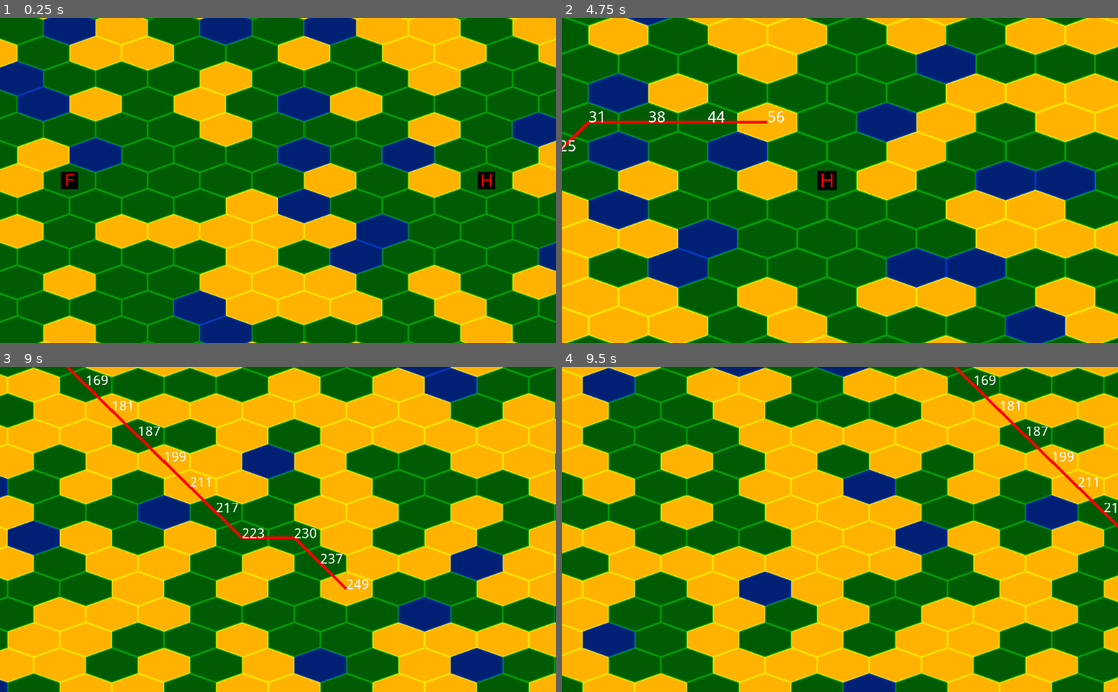
Above: before the commit, frames 1-4 (two rows, left to right).
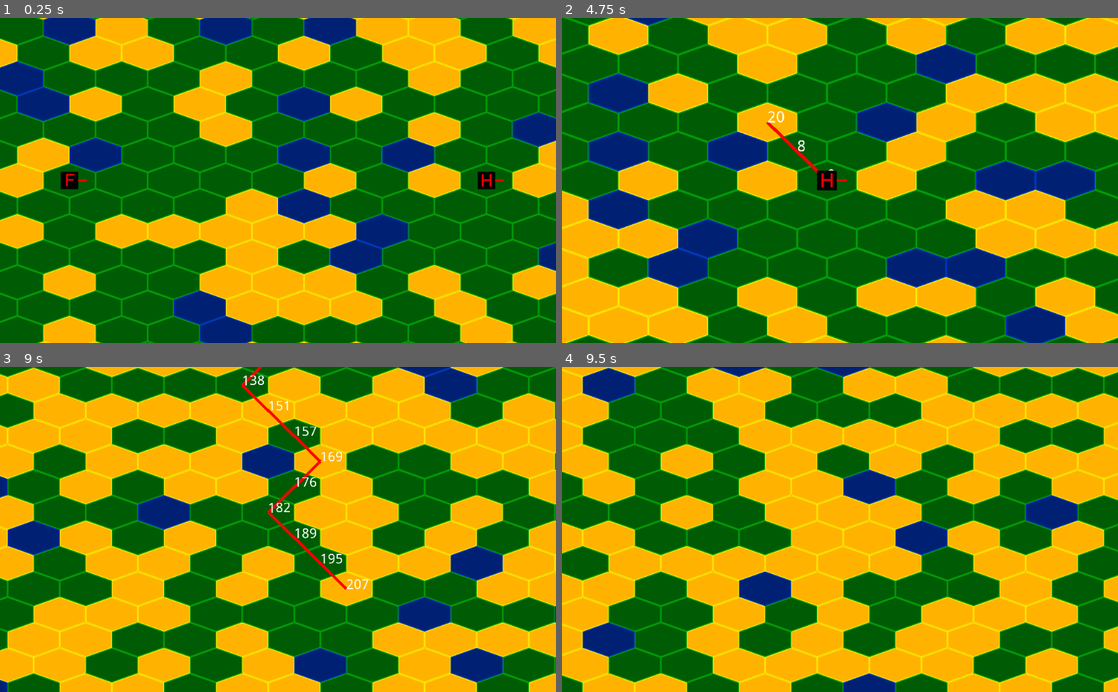
Above: after the commit, the same moments.

Repository: fat-beaver/hedgehog
Game: Godot game, scene res://battle.tscn
Same seed, same stepped clock (60 frames per second), same inputs: the game is played once before the commit and once after it.
Inputs (mouse positions are in pixels of both pictures, inside the frame that each line leads up to):
- Up to frame 1 (0.25 s): no input
- Up to frame 2 (4.75 s): tap Enter at 0.5 s; move the mouse to (962, 164) at 0.52 s; hold Right (move_right) 0.53-1.28 s; click (962, 164) at 0.6 s; right-click (962, 164) at 0.8 s; move the mouse to (728, 196) at 1.27 s; hold Down (move_down) 1.28-2.03 s; right-click (728, 196) at 1.35 s; tap C (change_critter, bound only after the commit) at 1.55, 2.1, 3.8 s; move the mouse to (895, 109) at 2.02 s; hold Right (move_right) 2.03-2.78 s; click (895, 109) at 2.3 s; move the mouse to (812, 245) at 2.77 s; hold Up (move_up) 2.78-3.53 s; click (812, 245) at 2.85 s; right-click (812, 245) at 3.05 s; move the mouse to (1006, 229) at 3.52 s; hold Left (move_left) from 3.53 s (still down); right-click (1006, 229) at 3.6 s; move the mouse to (673, 131) at 4.27 s; tap Mouse wheel up (zoom_in) at 4.35 s; click (673, 131) at 4.55 s
- Up to frame 3 (9 s): move the mouse to (305, 529) at 5.02 s; release Left (move_left) at 5.03 s; hold Down (move_down) 5.03-5.78 s; tap Mouse wheel down (zoom_out) at 5.1 s; right-click (305, 529) at 5.3 s; move the mouse to (194, 448) at 5.77 s; hold Right (move_right) 5.78-6.53 s; tap C (change_critter, bound only after the commit) at 5.85, 8.1 s; move the mouse to (400, 513) at 6.52 s; hold Up (move_up) 6.53-7.28 s; click (400, 513) at 6.6 s; move the mouse to (166, 545) at 7.27 s; hold Right (move_right) 7.28-8.03 s; right-click (166, 545) at 7.35 s; move the mouse to (333, 458) at 8.02 s; hold Down (move_down) 8.03-8.78 s; move the mouse to (250, 594) at 8.77 s; hold Left (move_left) from 8.78 s (still down); click (250, 594) at 8.85 s
- Up to frame 4 (9.5 s): keep holding Left (move_left)

The runs differ from the first frame. In frame 1, less than 0.1% of the frame differs, in the area x 11-91%, y 47-52%; in frame 2, 0.7%; in frame 3, 1.7%, in the area x 11-67%, y 0-69%; in frame 4, 0.7%.

Commit message:
Added sprites for rotation of both critters, added the ability to display the direction of critters and rotate them without moving

Diff:
--- a/Battle.gd
+++ b/Battle.gd
@@ -21,6 +21,7 @@
 var grid = HexGrid.new(map_size)
 var ferret = Critter.new(Critter.FERRET, grid.get_hex_at_coords(ferret_coords), default_unit_direction)
 var hedgehog = Critter.new(Critter.HEDGEHOG, grid.get_hex_at_coords(hedgehog_coords), default_unit_direction)
+var current_critter = ferret
 
 func _ready():
 	#add all of the children
@@ -48,7 +49,10 @@
 	camera.move_local_y(movement_vector.y * camera_movement_mult * delta * camera.zoom.y)
 
 	if Input.is_action_just_pressed("left_click"):
-		_move_critter_to_mouse(ferret)
+		_move_critter_to_mouse(current_critter)
+
+	if Input.is_action_just_pressed("right_click"):
+		_turn_critter(current_critter)
 
 	if Input.is_action_just_released("zoom_out"):
 		zoom(zoom_increment)
@@ -56,17 +60,32 @@
 	if Input.is_action_just_released("zoom_in"):
 		zoom(-zoom_increment)
 
+	if Input.is_action_just_pressed("change_critter"):
+		if current_critter == ferret:
+			current_critter = hedgehog
+		else:
+			current_critter = ferret
+
 func _move_critter_to_mouse(critter: Critter):
-	var mouse_hex = grid.get_hex_at_coords(grid.hex_coords_of_point(get_global_mouse_position()))
+	var mouse_hex = grid.get_hex_at_mouse()
 	if mouse_hex != null:
 		var path_start = critter.get_location()
 		var path_end = mouse_hex
 		if mouse_hex != last_mouse_hex:
 			path.set_path(grid.find_path_between(path_start, path_end, default_unit_direction))
-		else:
-			critter.move(path_end)
+		elif path.get_path_length() != 0:
+			critter.move(path.get_end()[0])
+			critter.set_direction(path.get_end()[1])
 			path.clear_path()
 		last_mouse_hex = mouse_hex
+
+func _turn_critter(critter: Critter):
+	if grid.get_hex_at_mouse() != null:
+		var direction = grid.get_hex_at_mouse().get_coords() - critter.get_location().get_coords()
+		if grid.directions.has(direction):
+			critter.set_direction(direction)
+			#once critter time units are tracked this will also have to subtract the correct number
+			# based on grid.directions_costs
 
 func zoom(zoom: float):
 	if zoom > 0:
--- a/Critter.gd
+++ b/Critter.gd
@@ -3,8 +3,13 @@
 
 enum {FERRET, HEDGEHOG}
 
-const ferret_sprite_location = "art/ferret/png/test_1.png"
-const hedgehog_sprite_location = "art/hedgehog/png/test_1.png"
+const _directions = [Vector2(1,0), Vector2(0,1), Vector2(-1,1), Vector2(-1,0), Vector2(0,-1), Vector2(1,-1)]
+
+const _ferret_sprites_location = "art/ferret/"
+const _hedgehog_sprites_location = "art/hedgehog/"
+
+var _textures = {}
+var sprite = Sprite.new()
 
 var _type
 var _location
@@ -12,15 +17,9 @@
 
 func _init(new_critter_type: int, hex: Hex, direction: Vector2):
 	_type = new_critter_type
-	_location = hex
-	_direction = direction
-	move(_location)
-	var sprite = Sprite.new()
-	match _type:
-		FERRET:
-			sprite.texture = load(ferret_sprite_location)
-		HEDGEHOG:
-			sprite.texture = load(hedgehog_sprite_location)
+	load_textures()
+	set_direction(direction)
+	move(hex)
 	add_child(sprite)
 
 func move(hex: Hex):
@@ -32,6 +31,21 @@
 
 func set_direction(direction: Vector2):
 	_direction = direction
+	sprite.texture = _textures[direction]
 
 func get_direction() -> Vector2:
 	return _direction
+
+func load_textures():
+	var texture_location
+	match _type:
+		FERRET:
+			texture_location = _ferret_sprites_location
+		HEDGEHOG:
+			texture_location = _hedgehog_sprites_location
+	_textures[_directions[0]] = load(texture_location + "0_deg.png")
+	_textures[_directions[1]] = load(texture_location + "45_deg.png")
+	_textures[_directions[2]] = load(texture_location + "135_deg.png")
+	_textures[_directions[3]] = load(texture_location + "180_deg.png")
+	_textures[_directions[4]] = load(texture_location + "225_deg.png")
+	_textures[_directions[5]] = load(texture_location + "315_deg.png")
--- a/HexGrid.gd
+++ b/HexGrid.gd
@@ -21,10 +21,10 @@
 var _hexes: Dictionary = {}
 var _hexes_array: Array = []
 
-const _directions = [Vector2(1,0), Vector2(0,1), Vector2(-1,1), Vector2(-1,0), Vector2(0,-1), Vector2(1,-1)]
+const directions = [Vector2(1,0), Vector2(0,1), Vector2(-1,1), Vector2(-1,0), Vector2(0,-1), Vector2(1,-1)]
 #store the number of turns that need to be made to turn between two given directions, there's probably
 # a better way to do this but this shouldn't be too slow
-var _directions_costs = {}
+var directions_costs = {}
 
 func _init(map_size):
 	_map_size = map_size
@@ -65,12 +65,12 @@
 					add_hex(hex)
 
 func _generate_turning_costs():
-	for i in range(_directions.size()):
-		_directions_costs[_directions[i]] = {}
-		for j in range(i, i + _directions.size() / 2):
-			_directions_costs[_directions[i]][_directions[j % _directions.size()]] = j - i
-		for j in range(i + _directions.size() / 2, i + _directions.size()):
-			_directions_costs[_directions[i]][_directions[j % _directions.size()]] = _directions.size() - j + i
+	for i in range(directions.size()):
+		directions_costs[directions[i]] = {}
+		for j in range(i, i + directions.size() / 2):
+			directions_costs[directions[i]][directions[j % directions.size()]] = j - i
+		for j in range(i + directions.size() / 2, i + directions.size()):
+			directions_costs[directions[i]][directions[j % directions.size()]] = directions.size() - j + i
 
 func add_hex(hex: Hex):
 	if hex == null:
@@ -127,14 +127,6 @@
 		var to_remove = queue[lowest_priority]
 		queue.remove(lowest_priority)
 		return to_remove.get_element()
-
-	func old_pop() -> Hex:
-		var lowest_priority = queue[0]
-		for element in queue:
-			if element.get_priority() < lowest_priority.get_priority():
-				lowest_priority = element
-		queue.remove(queue.find(lowest_priority))
-		return lowest_priority.get_element()
 
 	func get_size():
 		return queue.size()
@@ -158,10 +150,10 @@
 		#check that we're not at the goal
 		if current_cell == goal:
 			break
-		for direction in _directions:
+		for direction in directions:
 			var neighbour = get_hex_at_coords(current_cell.get_coords() + direction)
 			if neighbour != null and neighbour.is_passable():
-				var new_cost = cost_to[current_cell] + neighbour.get_movement_cost() + _directions_costs[arriving_direction[current_cell]][direction]
+				var new_cost = cost_to[current_cell] + neighbour.get_movement_cost() + directions_costs[arriving_direction[current_cell]][direction]
 				if !cost_to.has(neighbour) or new_cost < cost_to[neighbour]:
 					came_from[neighbour] = current_cell
 					cost_to[neighbour] = new_cost
@@ -226,3 +218,6 @@
 func set_terrain_all_tiles(terrain: int):
 	for hex in _hexes_array:
 		set_hex_terrain(hex, terrain)
+
+func get_hex_at_mouse() -> Hex:
+	return get_hex_at_coords(hex_coords_of_point(get_global_mouse_position()))
--- a/HexPath.gd
+++ b/HexPath.gd
@@ -21,6 +21,7 @@
 		draw_string(_font, _current_path[i][0].get_centre_point(), _current_path[i][2] as String)
 
 func set_path(path: Array):
+	#each array element is 0:hex, 1:direction, 2:cost
 	if path == null:
 		clear_path()
 	else:
@@ -28,11 +29,13 @@
 		update()
 
 func clear_path():
-	_current_path = null
+	_current_path.clear()
 	update()
 
 func get_path_length() -> int:
 	return _current_path.size()
 
-func get_end() -> Array:
+func get_end():
+	if _current_path.size() == 0:
+		return null
 	return _current_path[_current_path.size() - 1]
--- a/project.godot
+++ b/project.godot
@@ -104,6 +104,11 @@
 "events": [ Object(InputEventMouseButton,"resource_local_to_scene":false,"resource_name":"","device":-1,"alt":false,"sh …(213 unchanged characters)…
  ]
 }
+change_critter={
+"deadzone": 0.5,
+"events": [ Object(InputEventKey,"resource_local_to_scene":false,"resource_name":"","device":0,"alt":false,"shift":false,"control":false,"meta":false,"command":false,"pressed":false,"scancode":67,"physical_scancode":0,"unicode":0,"echo":false,"script":null)
+ ]
+}
 
 [physics]
 
Binary file added: art/ferret/0_deg.png
Not shown, added: art/ferret/0_deg.png.import
Binary file added: art/ferret/135_deg.png
Not shown, added: art/ferret/135_deg.png.import
Binary file added: art/ferret/180_deg.png
Not shown, added: art/ferret/180_deg.png.import
Binary file added: art/ferret/225_deg.png
Not shown, added: art/ferret/225_deg.png.import
Binary file added: art/ferret/315_deg.png
Not shown, added: art/ferret/315_deg.png.import
Binary file added: art/ferret/45_deg.png
Not shown, added: art/ferret/45_deg.png.import
(and 32 more such lines)
